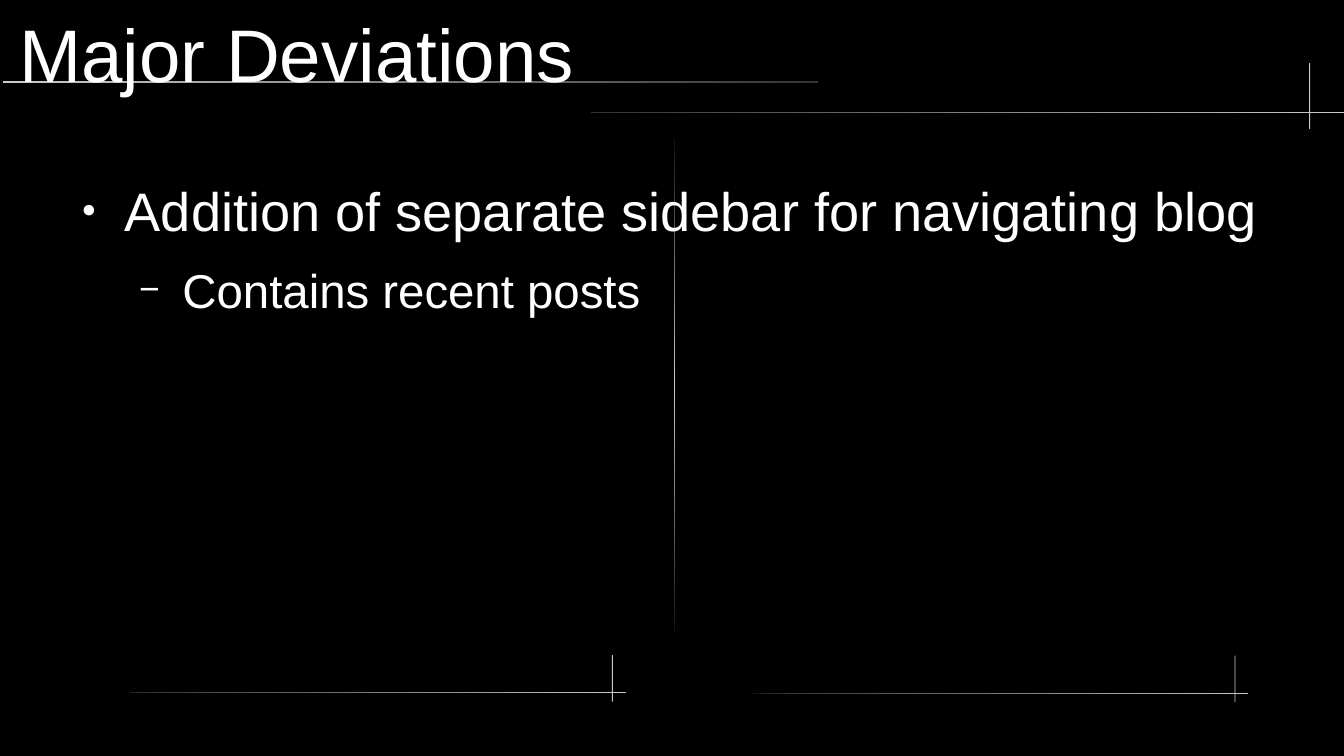
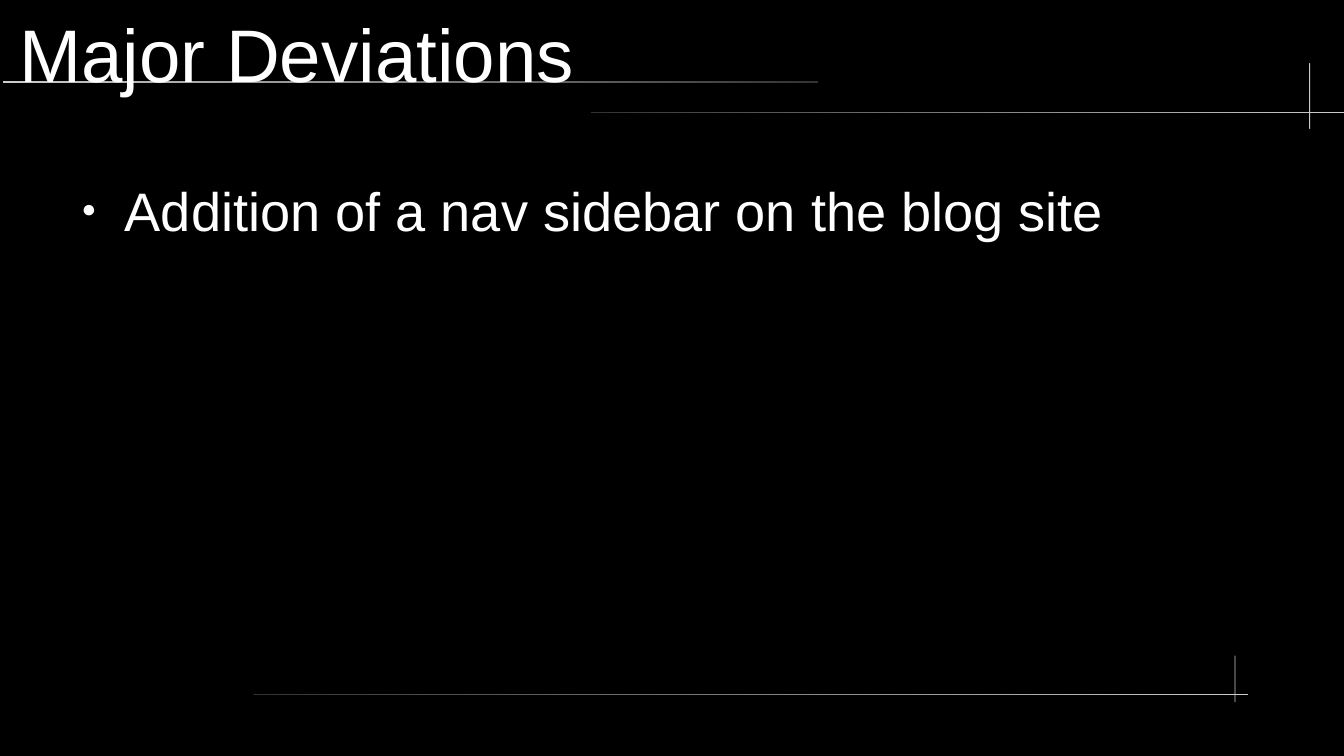
Before and after one commit to Samworth27/Portfolio, a slide deck: slide 13 of docs/presentation.odp. Drawn at 1344x756 pixels with LibreOffice and Linux fonts; fonts in the diff are those of the drawing. Boxes give left, top, right and bottom in pixels: in the first picture for what was removed or moved away, otherwise in the second. Text is boxed around its words. In the diff, an @@ line names an element or a change of style, - is before the commit and + after.

```diff
--- a/docs/presentation.odp
+++ b/docs/presentation.odp
@@ freeform shape removed at bbox=[674, 138, 676, 632] @@
@@ text at bbox=[125, 191, 1103, 240]: text changed @@
-● Addition of separate sidebar for navigating blog
-  − Contains recent posts
+● Addition of a nav sidebar on the blog site
@@ freeform shape removed at bbox=[612, 655, 613, 701] @@
@@ rounded rectangle removed at bbox=[130, 693, 627, 694] @@
@@ rounded rectangle: place and size @@
-rounded rectangle at bbox=[752, 693, 1249, 694]
+rounded rectangle at bbox=[254, 694, 1249, 695]
```
Also in this commit, not shown: 2 other slides changed, 3 slides added, 7 other files.
